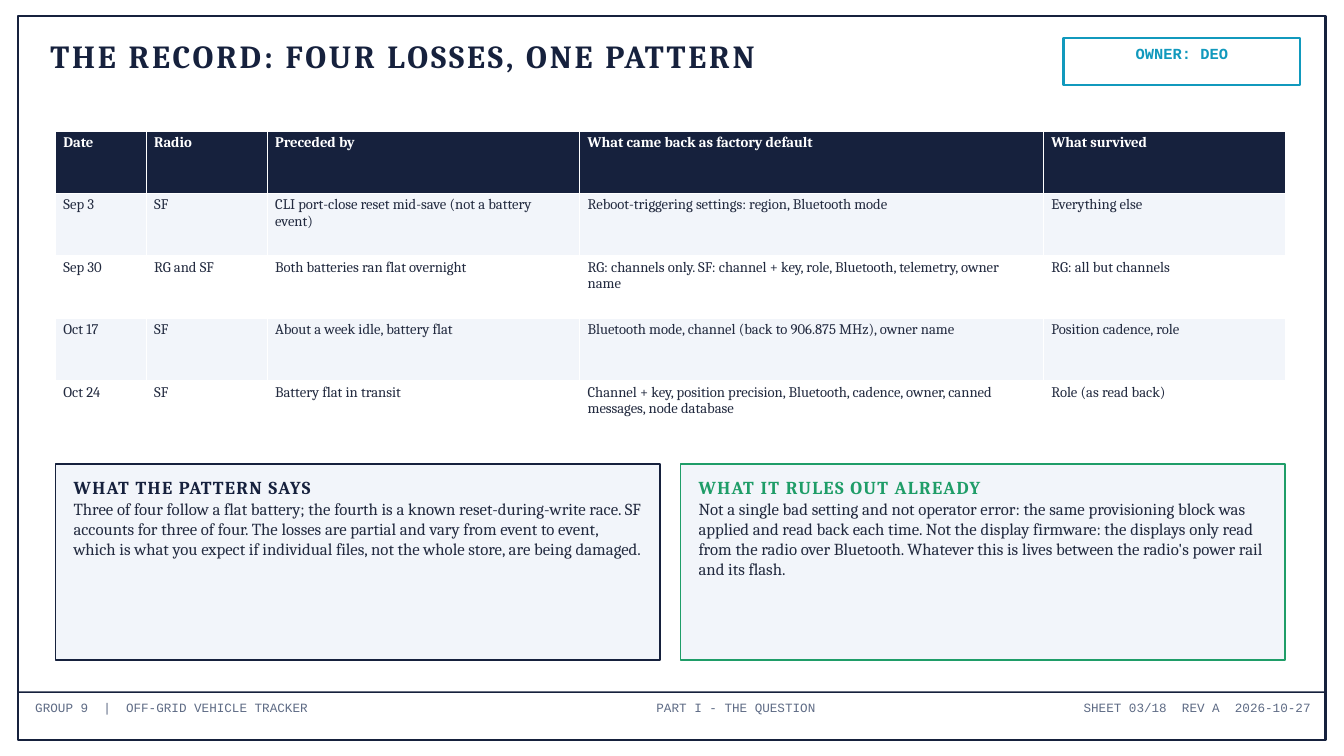
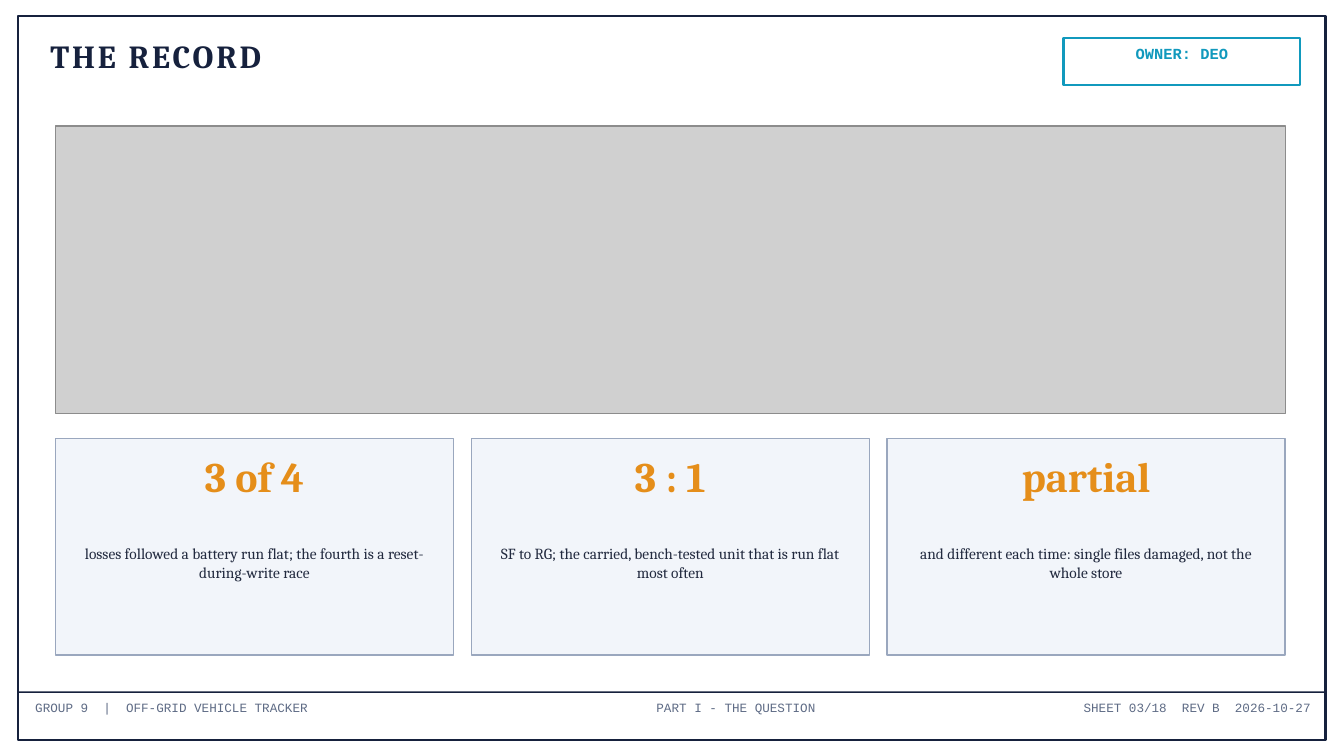
Before and after one commit to deosgracius/offgrid-vehicle-tracker, a slide deck: slide 3 of docs/presentations/Group9_ConfigLoss_RootCause.pptx. Drawn at 1344x756 pixels with LibreOffice and Linux fonts; fonts in the diff are those of the drawing; grey boxes stand for pictures. Boxes give left, top, right and bottom in pixels: in the first picture for what was removed or moved away, otherwise in the second. Text is boxed around its words. In the diff, an @@ line names an element or a change of style, - is before the commit and + after.

```diff
--- a/docs/presentations/Group9_ConfigLoss_RootCause.pptx
+++ b/docs/presentations/Group9_ConfigLoss_RootCause.pptx
@@ text at (50, 46, 261, 69): text changed @@
-THE RECORD: FOUR LOSSES, ONE PATTERN
+THE RECORD
@@ table removed at (55, 131, 1286, 444), 5 rows, 5 columns @@
-Date | Radio | Preceded by | What came back as factory default | What survived
-Sep 3 | SF | CLI port-close reset mid-save (not a battery event) | Reboot-triggering settings: region, Bluetooth mode | Everything else
-Sep 30 | RG and SF | Both batteries ran flat overnight | RG: channels only. SF: channel + key, role, Bluetooth, telemetry, owner name | RG: all but channels
-Oct 17 | SF | About a week idle, battery flat | Bluetooth mode, channel (back to 906.875 MHz), owner name | Position cadence, role
-Oct 24 | SF | Battery flat in transit | Channel + key, position precision, Bluetooth, cadence, owner, canned messages, node database | Role (as read back)
@@ picture added at (55, 126, 1286, 413) @@
@@ rectangle: place and size @@
-rectangle at (55, 464, 660, 660)
+rectangle at (55, 439, 454, 655)
@@ rectangle at (55, 439, 454, 655): outline #16213D 1.25 pt to #9AA7BE 1 pt @@
@@ rectangle added at (471, 439, 869, 655), fill #F2F5FA, outline #9AA7BE 1 pt @@
@@ rectangle: place and size @@
-rectangle at (681, 464, 1286, 660)
+rectangle at (887, 439, 1286, 655)
@@ rectangle at (887, 439, 1286, 655): outline #1F9D68 1.25 pt to #9AA7BE 1 pt @@
@@ text at (205, 462, 304, 493): text changed; size 12 to 30 pt; text colour #222A3F to #E58E1A; bold on @@
-WHAT THE PATTERN SAYS
-Three of four follow a flat battery; the fourth is a known reset-during-write race. SF accounts for three of four. The losses are partial and vary from event to event, which is what you expect if individual files, not the whole store, are being damaged.
+3 of 4
@@ text added at (635, 463, 705, 493), 30 pt, text #E58E1A, bold @@
+3 : 1
@@ text added at (1022, 463, 1151, 501), 30 pt, text #E58E1A, bold @@
+partial
@@ text removed at (699, 481, 1262, 575) @@
-WHAT IT RULES OUT ALREADY
-Not a single bad setting and not operator error: the same provisioning block was applied and read back each time. Not the display firmware: the displays only read from the radio over Bluetooth. Whatever this is lives between the radio's power rail and its flash.
@@ text added at (85, 548, 424, 582), 11 pt, text #222A3F @@
+losses followed a battery run flat; the fourth is a reset-during-write race
@@ text added at (501, 548, 839, 578), 11 pt, text #222A3F @@
+SF to RG; the carried, bench-tested unit that is run flat most often
@@ text added at (920, 548, 1251, 578), 11 pt, text #222A3F @@
+and different each time: single files damaged, not the whole store
@@ text at (1084, 703, 1311, 712): text changed @@
-SHEET 03/18 REV A 2026-10-27
+SHEET 03/18 REV B 2026-10-27
```
Also in this commit, not shown: 16 other slides changed, 1 slide added, 1 slide removed, 4 other files.
